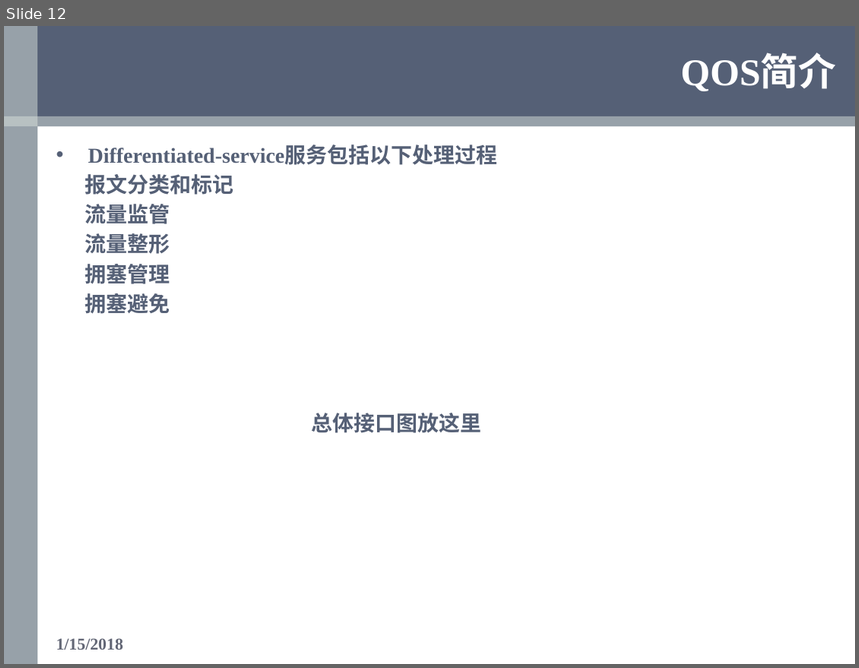
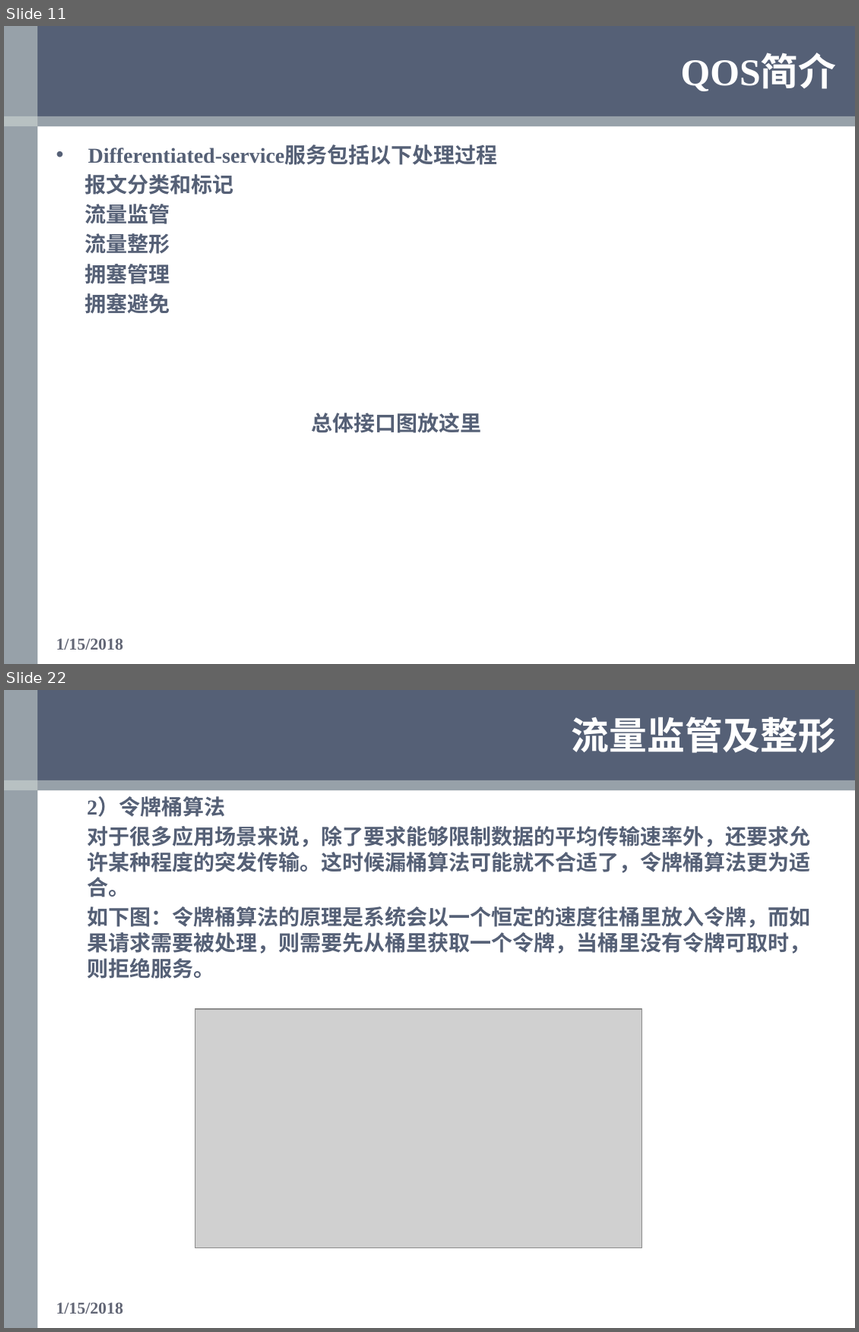
Before and after one commit to OOCC/PlanGIt, a slide deck: Personal/xueyu/Work/银河风云/QOS/QOS学习报告—薛雨.pptx. Shown one above the other, each under a label of ours: slide 12 before the commit, slides 11 and 22 after it; the slides between them are not shown. The pictures are 859x668 and 859x1332 pixels, drawn with LibreOffice and Linux fonts; fonts in the diff are those of the drawing; grey boxes stand for pictures; background and template pictures are left out. Boxes give left, top, right and bottom in pixels: in the first picture for what was removed or moved away, otherwise in the second. Text is boxed around its words. In the diff, an @@ line names an element or a change of style, - is before the commit and + after.

```diff
--- a/Personal/xueyu/Work/银河风云/QOS/QOS学习报告—薛雨.pptx
+++ b/Personal/xueyu/Work/银河风云/QOS/QOS学习报告—薛雨.pptx
@@ slide 22 added at (x1=4, y1=690, x2=855, y2=1328), background #FFFFFF; not listed: 4 template elements that a slide beside it also shows @@
@@ title added at (x1=572, y1=717, x2=837, y2=753), 32 pt, text #FFFFFF, bold @@
+流量监管及整形
@@ text added at (x1=87, y1=798, x2=810, y2=979), 18 pt, text #556076, bold @@
+2）令牌桶算法
+对于很多应用场景来说，除了要求能够限制数据的平均传输速率外，还要求允许某种程度的突发传输。这时候漏桶算法可能就不合适了，令牌桶算法更为适合。
+如下图：令牌桶算法的原理是系统会以一个恒定的速度往桶里放入令牌，而如果请求需要被处理，则需要先从桶里获取一个令牌，当桶里没有令牌可取时，则拒绝服务。
@@ picture added at (x1=195, y1=1009, x2=642, y2=1249) @@
@@ text added at (x1=56, y1=1303, x2=123, y2=1314), 14 pt, text #626675, bold @@
+1/15/2018
@@ what was slide 12 is now slide 11 @@
```
Also in this commit, not shown: 11 slides changed, 14 other slides added, 28 slides removed.
